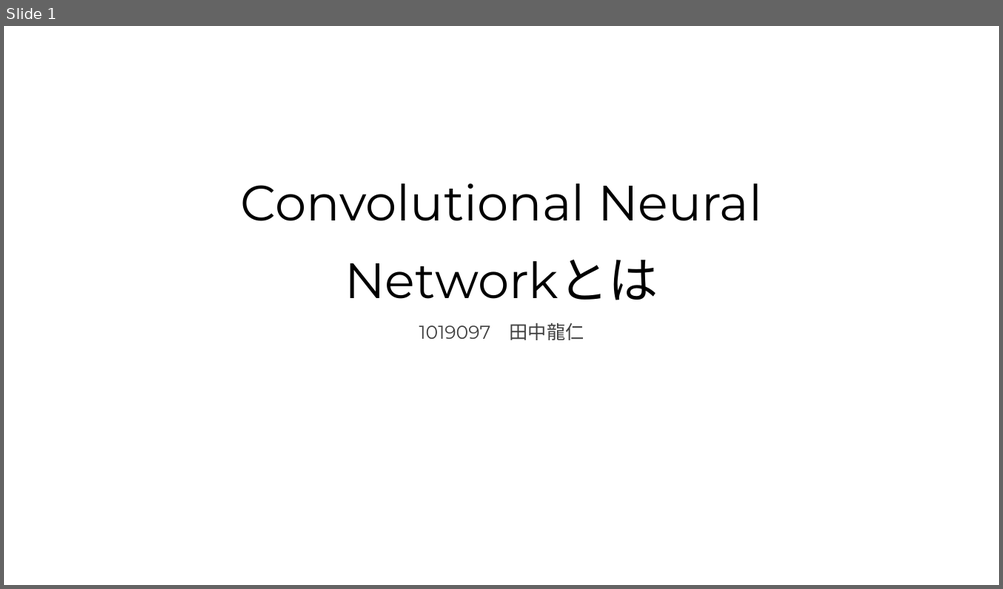
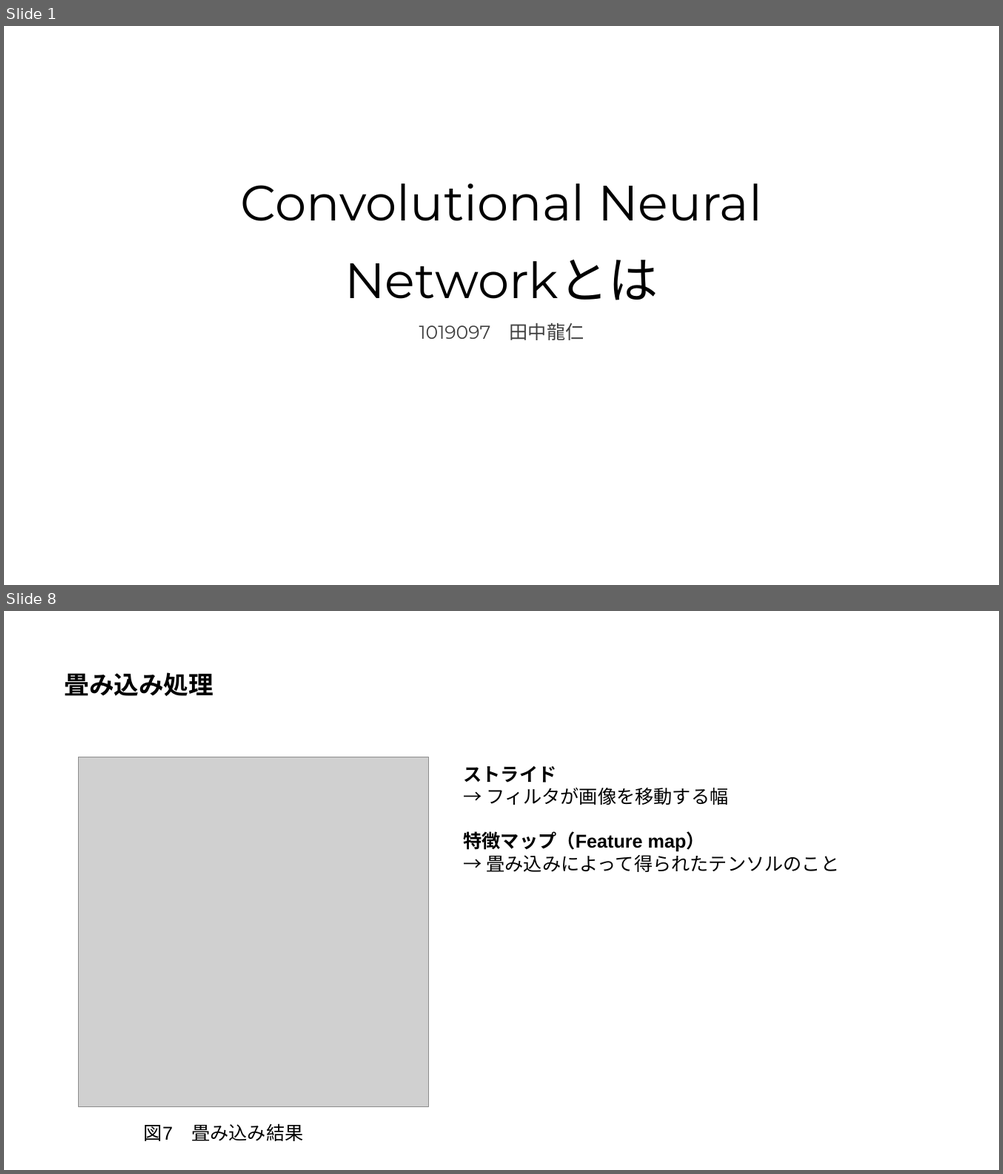
Before and after one commit to Harrry1206/-Graduation-research2, a slide deck: Convolutional Neural Networkとは.pptx. Shown one above the other, each under a label of ours: slide 1 before the commit, slides 1 and 8 after it; the slides between them are not shown. The pictures are 1003x589 and 1003x1174 pixels, drawn with LibreOffice and Linux fonts; fonts in the diff are those of the drawing; grey boxes stand for pictures. Boxes give left, top, right and bottom in pixels: in the first picture for what was removed or moved away, otherwise in the second. Text is boxed around its words. In the diff, an @@ line names an element or a change of style, - is before the commit and + after.

```diff
--- a/Convolutional Neural Networkとは.pptx
+++ b/Convolutional Neural Networkとは.pptx
@@ slide 8 added at [4,611,999,1170], background #FFFFFF @@
@@ title added at [64,672,213,696], 24 pt, text #000000, bold @@
+畳み込み処理
@@ picture added at [79,758,429,1107] @@
@@ text added at [464,766,839,872], 18 pt, text #000000 @@
+ストライド
+→ フィルタが画像を移動する幅
+特徴マップ（Feature map）
+→ 畳み込みによって得られたテンソルのこと
@@ text added at [144,1124,303,1142], 18 pt, text #000000 @@
+図7 畳み込み結果
```
Also in this commit, not shown: 1 slide changed, 9 other slides added, 1 slide removed.
